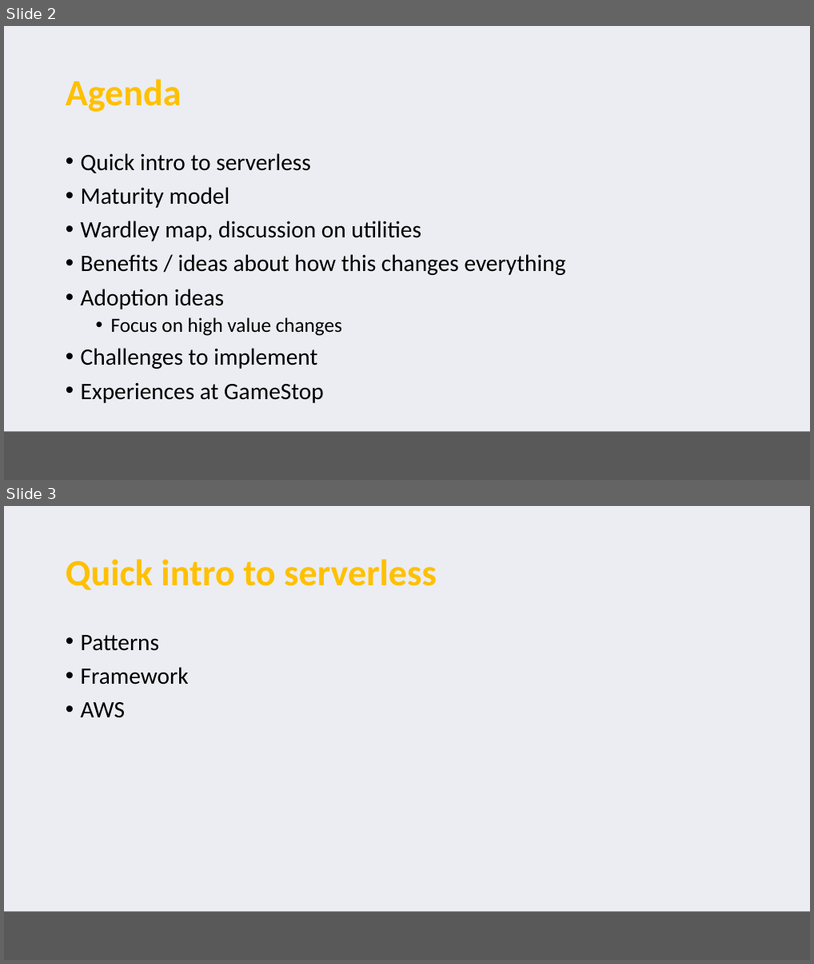
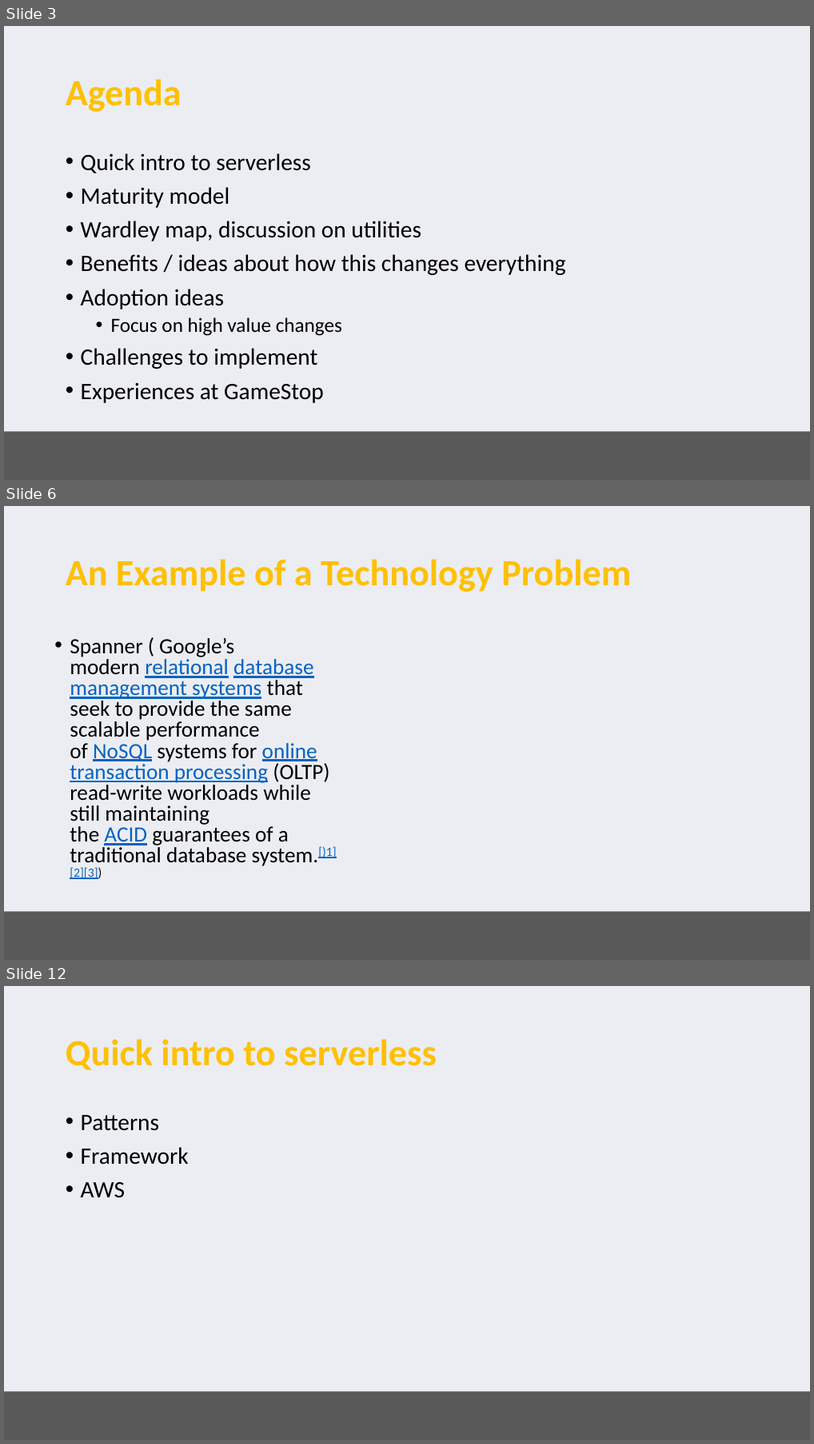
Before and after one commit to serverless-perspectives/pariveda-perspective, a slide deck: Serverless perspectives.pptx. Shown one above the other, each under a label of ours: slides 2 and 3 before the commit, slides 3, 6 and 12 after it; the slides between them are not shown. The pictures are 814x964 and 814x1444 pixels, drawn with LibreOffice and Linux fonts; fonts in the diff are those of the drawing; background and template pictures are left out. Boxes give left, top, right and bottom in pixels: in the first picture for what was removed or moved away, otherwise in the second. Text is boxed around its words. In the diff, an @@ line names an element or a change of style, - is before the commit and + after.

Commit message:
You don't have technology problems

```diff
--- a/Serverless perspectives.pptx
+++ b/Serverless perspectives.pptx
@@ slide 6 added at (x1=4, y1=506, x2=810, y2=960), background #EBEDF2; not listed: 1 template element that a slide beside it also shows @@
@@ title added at (x1=66, y1=559, x2=631, y2=592), 44 pt, text #FFC000, bold @@
+An Example of a Technology Problem
@@ text added at (x1=70, y1=638, x2=336, y2=879), 25.9 pt, text #000000 @@
+• Spanner ( Google’s modern relational database management systems that seek to provide the same scalable performance of NoSQL systems for online transaction processing (OLTP) read-write workloads while still maintaining the ACID guarantees of a traditional database system.[)1][2][3])
@@ what was slide 2 is now slide 3 @@
@@ what was slide 3 is now slide 12 @@
```
Also in this commit, not shown: 8 other slides added.
